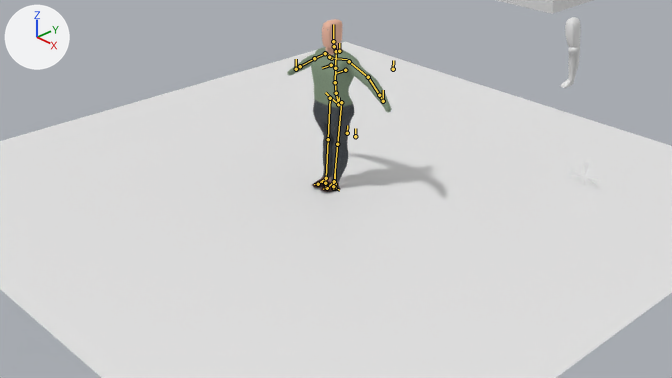
Before and after pictures for a commit that changed the Blender file Blender files/character.blend.
Before and after are seen from the file's camera 'Camera'. The axes (+X, +Y, +Z) are drawn at upper left. The lights are the same throughout. The bones that bend it are drawn over the model as lines.
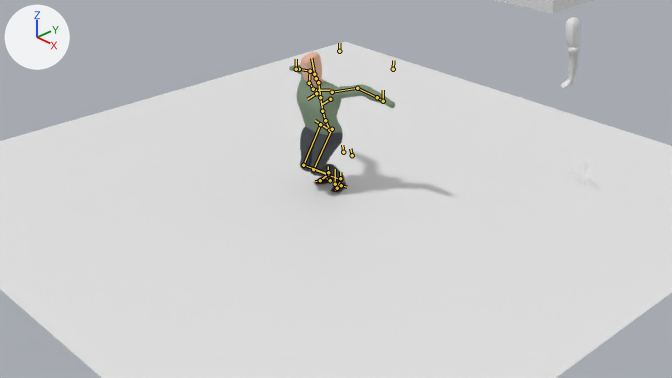
The newer file adds an action. The first version stands in its rest pose; the second is drawn at frame 1 of the action 'jump land quick'.

Changed parts and their boxes (x1, y1, x2, y2) in the pictures (672 x 378 px):
'torso', posed (19% shorter)
    before: (287, 19, 391, 192)
    after: (289, 52, 395, 192)
bone 'spine', root to tip
    before: (338, 104) to (336, 93)
    after: (329, 130) to (325, 120)
bone 'foot.L', root to tip
    before: (334, 181) to (327, 188)
    after: (340, 179) to (337, 188)
bone 'foot.R', root to tip
    before: (326, 178) to (318, 184)
    after: (328, 174) to (320, 180)
bone 'foot_target.L', root to tip
    before: (333, 188) to (333, 180)
    after: (340, 179) to (340, 172)
bone 'foot_target.R', root to tip
    before: (325, 184) to (325, 177)
    after: (328, 174) to (328, 166)

The change in detail:
Bone 'spine' (bone_spine) moves from (0.0, 0.0, 0.0) to (0.0, -0.235, 0.207).
Bone 'spine' (bone_spine) turns from (0, 0, 0) to (11, 0, 0) degrees about its own x, y and z.
Bone 'foot.L' (bone_foot_l) turns from (0, 0, 0) to (-56, -29, 11) degrees about its own x, y and z.
Bone 'foot.R' (bone_foot_r) turns from (0, 0, 0) to (-56, 20, -1) degrees about its own x, y and z.
Bone 'foot_target.L' (bone_foot_target_l) moves from (0.0, 0.0, 0.0) to (0.039, 0.098, -0.081).
Bone 'foot_target.R' (bone_foot_target_r) moves from (0.0, 0.0, 0.0) to (-0.039, 0.098, -0.081).
